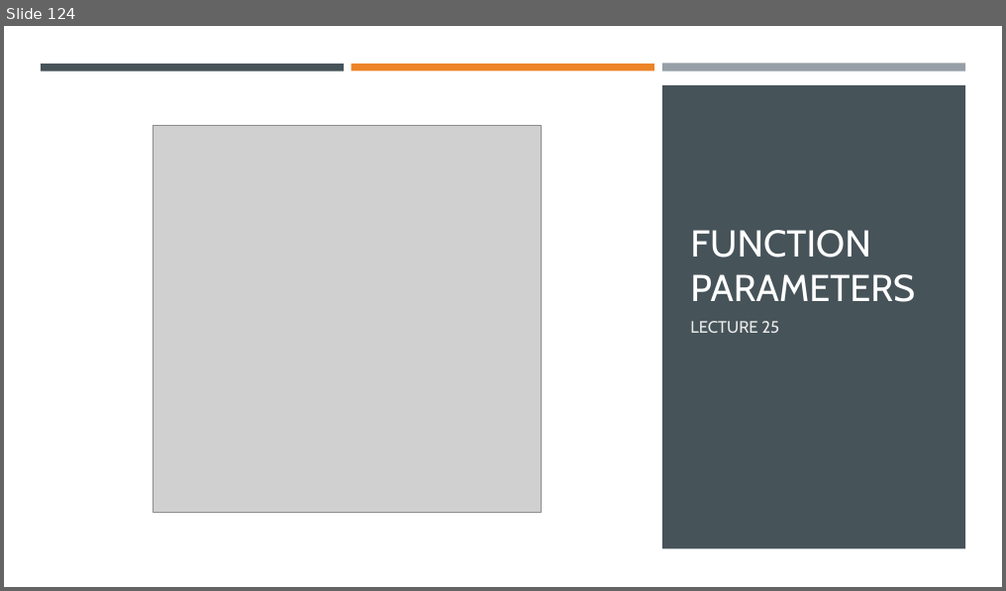
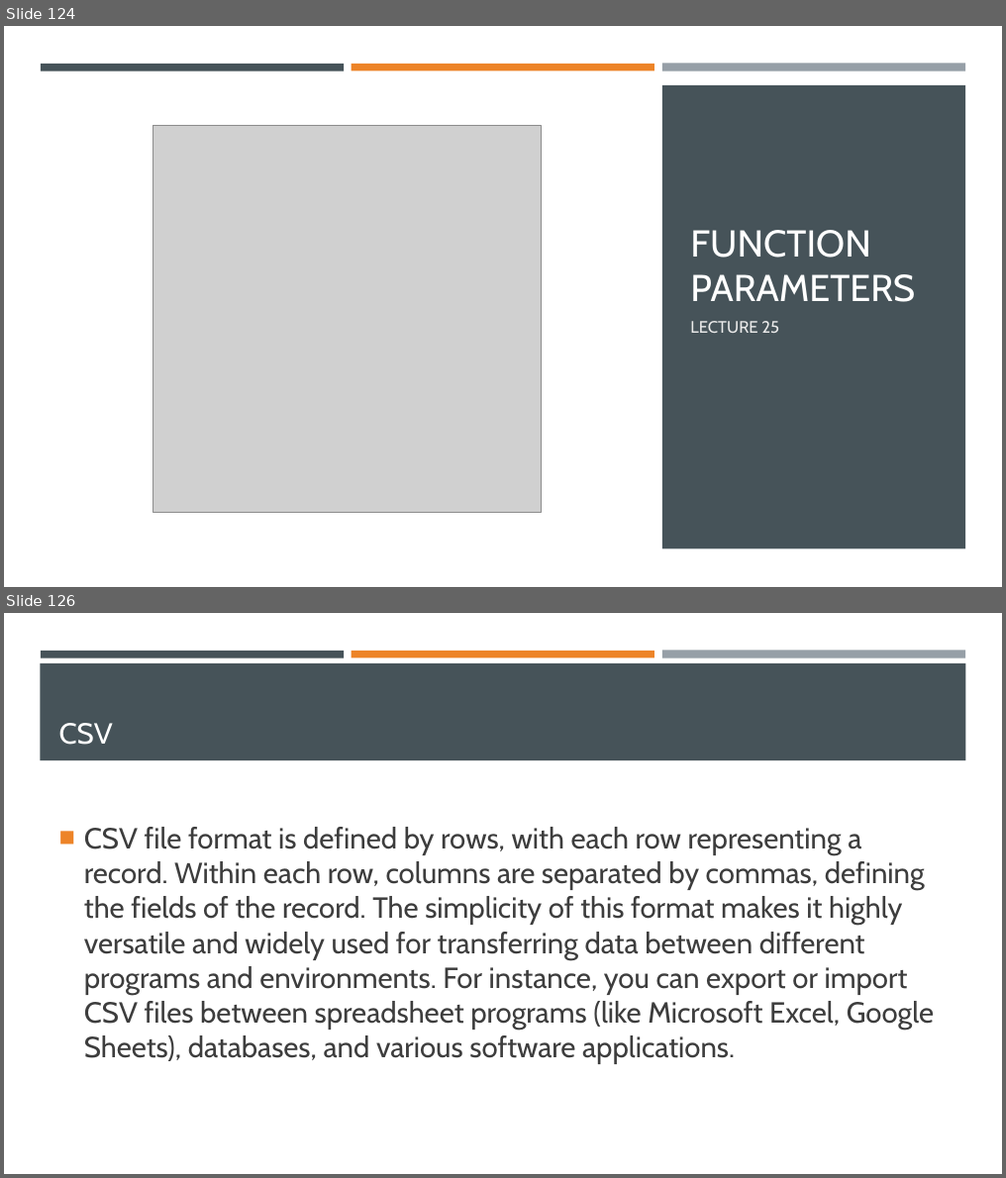
Before and after one commit to Ghost0396/iot, a slide deck: python/Python 3.pptx. Shown one above the other, each under a label of ours: slide 124 before the commit, slides 124 and 126 after it; the slides between them are not shown. The pictures are 1006x591 and 1006x1178 pixels, drawn with LibreOffice and Linux fonts; fonts in the diff are those of the drawing; grey boxes stand for pictures. Boxes give left, top, right and bottom in pixels: in the first picture for what was removed or moved away, otherwise in the second. Text is boxed around its words. In the diff, an @@ line names an element or a change of style, - is before the commit and + after.

```diff
--- a/python/Python 3.pptx
+++ b/python/Python 3.pptx
@@ slide 126 added at [4, 613, 1002, 1174], background #FFFFFF @@
@@ rectangle added at [40, 663, 966, 761], fill #465359 @@
@@ rectangle added at [41, 651, 344, 658], fill #465359 @@
@@ rectangle added at [351, 651, 654, 658], fill #ED8428 @@
@@ rectangle added at [662, 651, 965, 659], fill #969FA7 @@
@@ title added at [59, 723, 113, 745], 28 pt, text #FFFFFF @@
+CSV
@@ text added at [84, 827, 934, 1064], 28 pt, text #3D3D3D @@
+■ CSV file format is defined by rows, with each row representing a record. Within each row, columns are separated by commas, defining the fields of the record. The simplicity of this format makes it highly versatile and widely used for transferring data between different programs and environments. For instance, you can export or import CSV files between spreadsheet programs (like Microsoft Excel, Google Sheets), databases, and various software applications.
```
Also in this commit, not shown: 19 other slides added.
